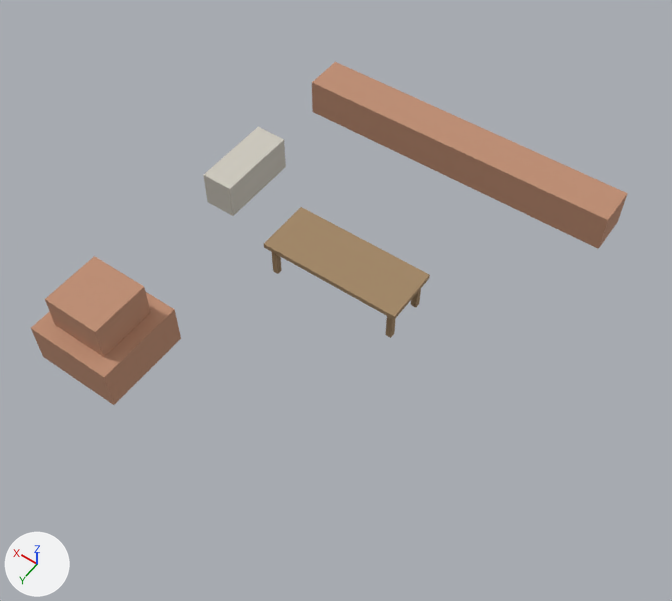
What one commit did to the glTF model nero-rome-reader /assets/models/rome/rome_tr_fit_S09.glb.
Both versions are drawn from a 50 mm camera at (21.48, -31.56, 14.31) aimed at (27.74, -40.32, 0.54). The lights are fixed; the arrows at lower left show +X, +Y and +Z. The first picture is the older version. Where no turn or scale is listed for an object, it has been applied to the vertices. Vertices at exactly the same position are counted once.

In view in the first picture: 'room_S09'.
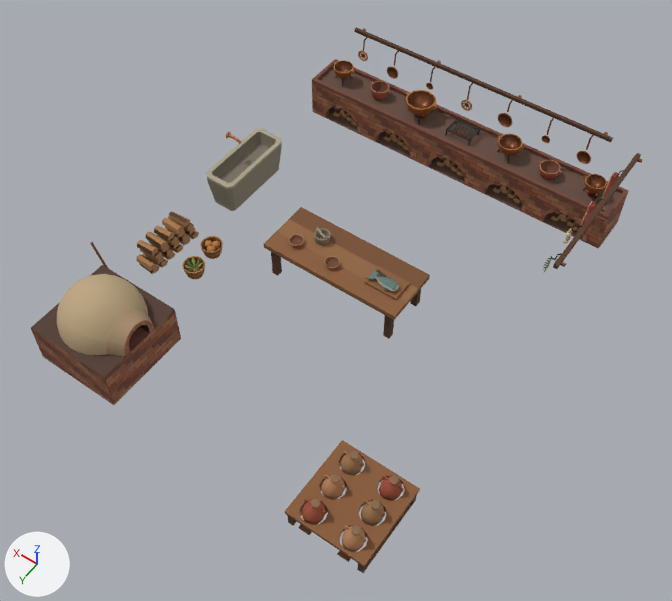
Location of each change, (x1, y1, x2, y2) in pixels of the pictures (672 x 601 px):
'room_S09', recoloured, reshaped (59% taller): before (31, 62, 628, 405); after (31, 27, 642, 573)
part 1 of me_room_s09, added (brown): after (312, 27, 642, 272)
part 2 of me_room_s09, reshaped: before (45, 127, 430, 357); after (31, 128, 430, 405)
part 3 of me_room_s09, added (brown): after (284, 440, 420, 573)

What changed in the scene script:
```text
Change mat_brick:
    where n0 = _N.new('ShaderNodeBsdfPrincipled'); n0.name = 'Principled BSDF'
    remove n0.inputs[0].default_value = (0.52, 0.27, 0.17, 1.0)  # 'Base Color', brown #bf8e73
    add n2 = _N.new('ShaderNodeVertexColor'); n2.name = 'Color Attribute'
    add _L.new(n2.outputs[0], n0.inputs[0])  # 'Color' to 'Base Color'
Change mat_stone:
    where n0 = _N.new('ShaderNodeBsdfPrincipled'); n0.name = 'Principled BSDF'
    remove n0.inputs[0].default_value = (0.62, 0.59, 0.52, 1.0)  # 'Base Color', light grey #cecabf
    add n2 = _N.new('ShaderNodeVertexColor'); n2.name = 'Color Attribute'
    add _L.new(n2.outputs[0], n0.inputs[0])  # 'Color' to 'Base Color'
Change mat_wood:
    where n0 = _N.new('ShaderNodeBsdfPrincipled'); n0.name = 'Principled BSDF'
    remove n0.inputs[0].default_value = (0.36, 0.24, 0.13, 1.0)  # 'Base Color', brown #a28665
    n0.inputs[2].default_value: 0.9 -> 0.85  # 'Roughness'
    add n2 = _N.new('ShaderNodeVertexColor'); n2.name = 'Color Attribute'
    add _L.new(n2.outputs[0], n0.inputs[0])  # 'Color' to 'Base Color'
Add mat_tile:
    mat_tile = bpy.data.materials.new('tile')
    mat_tile.use_nodes = True; mat_tile.node_tree.nodes.clear()
    _N = mat_tile.node_tree.nodes; _L = mat_tile.node_tree.links
    n0 = _N.new('ShaderNodeBsdfPrincipled'); n0.name = 'Principled BSDF'
    n0.inputs[2].default_value = 0.8  # 'Roughness'
    n1 = _N.new('ShaderNodeOutputMaterial'); n1.name = 'Material Output'
    n2 = _N.new('ShaderNodeVertexColor'); n2.name = 'Color Attribute'
    _L.new(n0.outputs[0], n1.inputs[0])  # 'BSDF' to 'Surface'
    _L.new(n2.outputs[0], n0.inputs[0])  # 'Color' to 'Base Color'
Add mat_int_plaster:
    mat_int_plaster = bpy.data.materials.new('int_plaster')
    mat_int_plaster.use_nodes = True; mat_int_plaster.node_tree.nodes.clear()
    _N = mat_int_plaster.node_tree.nodes; _L = mat_int_plaster.node_tree.links
    n0 = _N.new('ShaderNodeBsdfPrincipled'); n0.name = 'Principled BSDF'
    n0.inputs[2].default_value = 0.92  # 'Roughness'
    n1 = _N.new('ShaderNodeOutputMaterial'); n1.name = 'Material Output'
    n2 = _N.new('ShaderNodeVertexColor'); n2.name = 'Color Attribute'
    _L.new(n0.outputs[0], n1.inputs[0])  # 'BSDF' to 'Surface'
    _L.new(n2.outputs[0], n0.inputs[0])  # 'Color' to 'Base Color'
Add mat_bronze:
    mat_bronze = bpy.data.materials.new('bronze')
    mat_bronze.use_nodes = True; mat_bronze.node_tree.nodes.clear()
    _N = mat_bronze.node_tree.nodes; _L = mat_bronze.node_tree.links
    n0 = _N.new('ShaderNodeBsdfPrincipled'); n0.name = 'Principled BSDF'
    n0.inputs[1].default_value = 0.7  # 'Metallic'
    n0.inputs[2].default_value = 0.45  # 'Roughness'
    n1 = _N.new('ShaderNodeOutputMaterial'); n1.name = 'Material Output'
    n2 = _N.new('ShaderNodeVertexColor'); n2.name = 'Color Attribute'
    _L.new(n0.outputs[0], n1.inputs[0])  # 'BSDF' to 'Surface'
    _L.new(n2.outputs[0], n0.inputs[0])  # 'Color' to 'Base Color'
Add mat_int_reveal:
    mat_int_reveal = bpy.data.materials.new('int_reveal')
    mat_int_reveal.use_nodes = True; mat_int_reveal.node_tree.nodes.clear()
    _N = mat_int_reveal.node_tree.nodes; _L = mat_int_reveal.node_tree.links
    n0 = _N.new('ShaderNodeBsdfPrincipled'); n0.name = 'Principled BSDF'
    n0.inputs[2].default_value = 0.92  # 'Roughness'
    n1 = _N.new('ShaderNodeOutputMaterial'); n1.name = 'Material Output'
    n2 = _N.new('ShaderNodeVertexColor'); n2.name = 'Color Attribute'
    _L.new(n0.outputs[0], n1.inputs[0])  # 'BSDF' to 'Surface'
    _L.new(n2.outputs[0], n0.inputs[0])  # 'Color' to 'Base Color'
Change me_room_s09:
    remove me_room_s09.from_pydata(...)  # 72 vertices, 90 faces; spans x 24.4..31.7, y -45.7..-36.4, z 0.06..1.7
    add me_room_s09.from_pydata(...)  # 9977 vertices, 14622 faces; spans x 24.27..31.75, y -45.72..-36.4, z 0.06..2.19
    me_room_s09 part 1: 5365 vertices added at x 24.27..31.6, y -45.72..-42.06, z 0.06..2.19
    me_room_s09 part 2: 52 vertices removed from x 26.5..31.7, y -43.0..-36.7, z 0.06..1.7; 3094 vertices added at x 26.5..31.75, y -43.0..-36.4, z 0.06..1.76
    me_room_s09 part 3: 1498 vertices added at x 24.4..25.95, y -38.0..-36.4, z 0.06..0.86
    add me_room_s09.materials.append(mat_int_reveal)
    add me_room_s09.materials.append(mat_bronze)
    add me_room_s09.materials.append(mat_tile)
    add me_room_s09.materials.append(mat_int_plaster)
```
